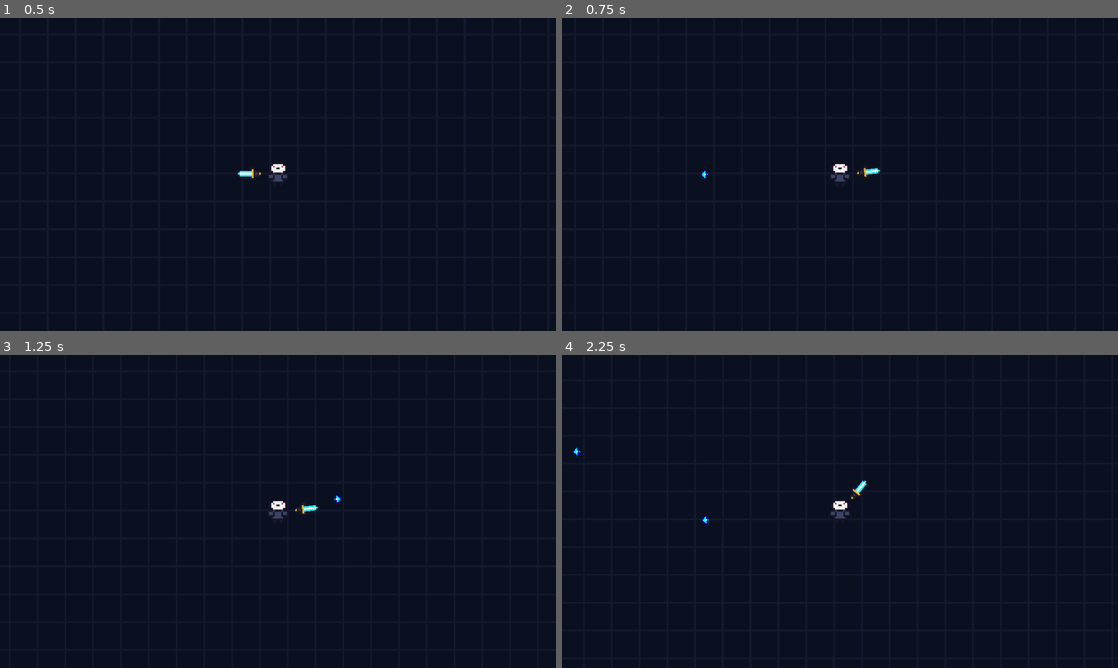
Above: before the commit, frames 1-4 (two rows, left to right).
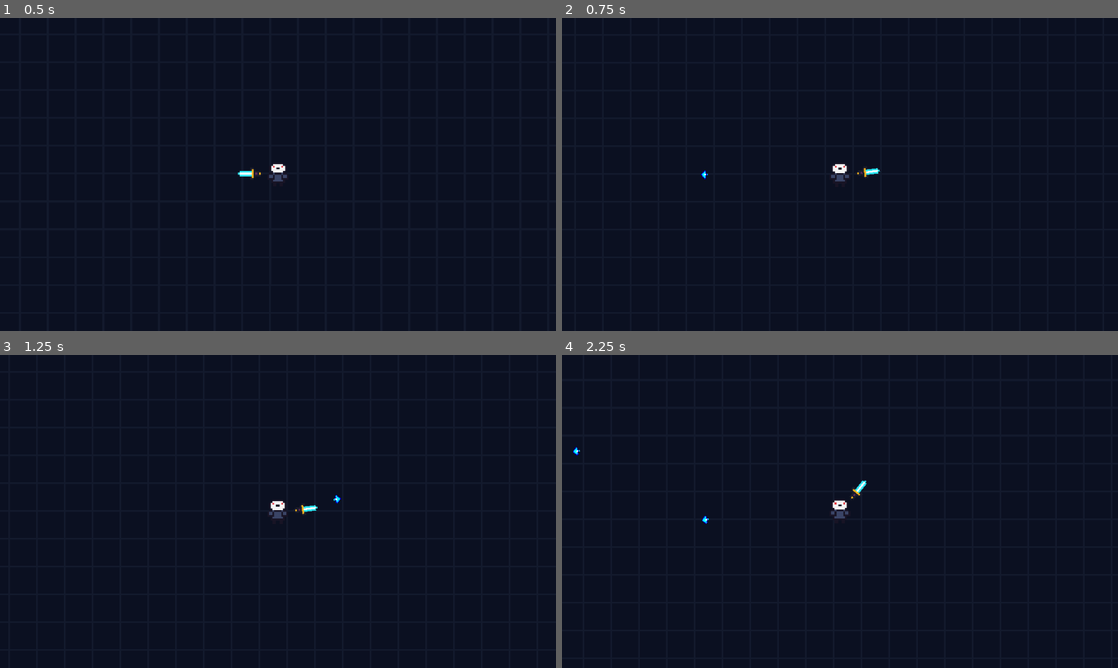
Above: after the commit, the same moments.

Repository: hanssantos02/the-under-forge
Game: Godot game, scene res://scenes/main.tscn
Two runs of this game, one before a commit and one after it. Both use one fixed random seed, a clock stepped at 60 frames per second and the inputs below.
Inputs (mouse positions are in pixels of both pictures, inside the frame that each line leads up to):
- Up to frame 1 (0.5 s): no input
- Up to frame 2 (0.75 s): tap Enter (ui_accept) at 0.5 s; move the mouse to (962, 158) at 0.52 s; hold D (move_right) from 0.53 s (still down); hold Enter (ui_accept) from 0.53 s (still down)
- Up to frame 3 (1.25 s): keep holding D (move_right); keep holding Enter (ui_accept)
- Up to frame 4 (2.25 s): move the mouse to (728, 527) at 1.27 s; release D (move_right) at 1.28 s; release Enter (ui_accept) at 1.28 s; hold S (move_down) 1.28-2.03 s; tap Enter (ui_accept) at 1.35, 1.52, 1.82 s; move the mouse to (895, 442) at 2.02 s; hold D (move_right) from 2.03 s (still down); hold Enter (ui_accept) from 2.03 s (still down)

Frame 1 is identical in both runs. In frame 2, less than 0.1% of the frame differs, in the area x 25-58%, y 47-52%; in frame 3, less than 0.1%; in frame 4, less than 0.1%, in the area x 2-55%, y 29-55%.

Commit message:
feat: screen-shake, explosion
implement trauma-based camera screen shake, and explosion particles scene when enemy dies

Diff:
--- /dev/null
+++ b/scenes/death_explosion.tscn
@@ -0,0 +1,18 @@
+[gd_scene format=3 uid="uid://brye3pkbkraip"]
+
+[ext_resource type="Script" uid="uid://coha4rsdsewae" path="res://scripts/death_explosion.gd" id="1_1ltxp"]
+
+[node name="DeathExplosion" type="CPUParticles2D" unique_id=357969250]
+emitting = false
+amount = 20
+one_shot = true
+explosiveness = 1.0
+spread = 180.0
+gravity = Vector2(0, 0)
+initial_velocity_min = 50.0
+initial_velocity_max = 100.0
+scale_amount_max = 2.0
+color = Color(0.54509807, 0.60784316, 0.7058824, 1)
+script = ExtResource("1_1ltxp")
+
+[connection signal="finished" from="." to="." method="_on_finished"]
--- a/scenes/enemy.tscn
+++ b/scenes/enemy.tscn
@@ -2,6 +2,7 @@
 
 [ext_resource type="Texture2D" uid="uid://g1drn400gekt" path="res://sprites/enemy.png" id="1_7p1mj"]
 [ext_resource type="Script" uid="uid://mh1d3fhpfdbb" path="res://scripts/enemy.gd" id="1_md0e3"]
+[ext_resource type="PackedScene" uid="uid://brye3pkbkraip" path="res://scenes/death_explosion.tscn" id="2_c4w8v"]
 [ext_resource type="PackedScene" uid="uid://bi18c06iqljql" path="res://scenes/health_component.tscn" id="3_4ra3w"]
 [ext_resource type="PackedScene" uid="uid://c62w87grwbrgy" path="res://scenes/hitbox_component.tscn" id="4_5uy6h"]
 
@@ -14,9 +15,18 @@
 [node name="Enemy" type="CharacterBody2D" unique_id=106604056]
 collision_layer = 2
 script = ExtResource("1_md0e3")
+explosion_scene = ExtResource("2_c4w8v")
 
 [node name="Sprite2D" type="Sprite2D" parent="." unique_id=941818271]
+clip_children = 2
 texture = ExtResource("1_7p1mj")
+
+[node name="FlashRect" type="ColorRect" parent="Sprite2D" unique_id=176016089]
+modulate = Color(1, 1, 1, 0)
+offset_left = -8.0
+offset_top = -8.0
+offset_right = 8.0
+offset_bottom = 8.0
 
 [node name="CollisionShape2D" type="CollisionShape2D" parent="." unique_id=390280680]
 position = Vector2(0, -3)
@@ -31,4 +41,5 @@
 position = Vector2(0, -3)
 shape = SubResource("RectangleShape2D_uu65c")
 
+[connection signal="damaged" from="HealthComponent" to="." method="_on_damaged"]
 [connection signal="died" from="HealthComponent" to="." method="_on_health_component_died"]
--- a/scenes/player.tscn
+++ b/scenes/player.tscn
@@ -5,6 +5,7 @@
 [ext_resource type="PackedScene" uid="uid://dnpxf35nuyc7e" path="res://scenes/dropped_weapon.tscn" id="2_smehm"]
 [ext_resource type="PackedScene" uid="uid://bi18c06iqljql" path="res://scenes/health_component.tscn" id="3_qhqgy"]
 [ext_resource type="Script" uid="uid://dk0pm2wxsp0cl" path="res://scripts/weapon.gd" id="4_qlg0r"]
+[ext_resource type="Script" uid="uid://d1bi0glimaaae" path="res://scripts/camera_controller.gd" id="4_ur7pv"]
 [ext_resource type="Texture2D" uid="uid://bis8auo2hkqwq" path="res://sprites/weapon.png" id="5_qlg0r"]
 [ext_resource type="PackedScene" uid="uid://co5ocd4hvs1d4" path="res://scenes/projectile.tscn" id="5_tuyoq"]
 [ext_resource type="Resource" uid="uid://befod76iap02p" path="res://resources/base_weapon.tres" id="6_fjrip"]
@@ -26,6 +27,7 @@
 
 [node name="Camera2D" type="Camera2D" parent="." unique_id=1453979205]
 zoom = Vector2(2, 2)
+script = ExtResource("4_ur7pv")
 
 [node name="HealthComponent" parent="." unique_id=1323311277 instance=ExtResource("3_qhqgy")]
 
--- /dev/null
+++ b/scripts/camera_controller.gd
@@ -0,0 +1,14 @@
+extends Camera2D
+
+var shake_strength: float = 0.0
+@export var fade_rate: float = 5.0
+
+func apply_shake(amount: float) -> void:
+	shake_strength = amount
+
+func _process(delta: float) -> void:
+	if shake_strength > 0:
+		shake_strength = lerpf(shake_strength, 0.0, fade_rate * delta)
+		var rand_x = randf_range(-shake_strength, shake_strength)
+		var rand_y = randf_range(-shake_strength, shake_strength)
+		offset = Vector2(rand_x, rand_y)
--- /dev/null
+++ b/scripts/death_explosion.gd
@@ -0,0 +1,8 @@
+extends CPUParticles2D
+
+func _ready() -> void:
+	emitting = true
+
+
+func _on_finished() -> void:
+	queue_free()
--- a/scripts/enemy.gd
+++ b/scripts/enemy.gd
@@ -1,8 +1,9 @@
 extends CharacterBody2D
 
 @export var speed: float = 50.0
+@export var explosion_scene: PackedScene
+@onready var flash_rect: ColorRect = $Sprite2D/FlashRect
 var player
-
 
 func _physics_process(_delta: float) -> void:
 	if not is_instance_valid(player):
@@ -12,5 +13,13 @@
 		velocity = direction * speed
 		move_and_slide()
 
+func _on_damaged() -> void:
+	var tween = create_tween()
+	flash_rect.modulate.a = 1.0
+	tween.tween_property(flash_rect, "modulate:a", 0.0, 0.15)
+
 func _on_health_component_died() -> void:
+	var explosion = explosion_scene.instantiate()
+	explosion.global_position = global_position
+	get_tree().current_scene.add_child(explosion)
 	queue_free()
--- a/scripts/health_component.gd
+++ b/scripts/health_component.gd
@@ -2,6 +2,7 @@
 class_name HealthComponent
 
 signal died
+signal damaged
 
 @export var max_health: float = 10.0
 var current_health
@@ -10,6 +11,7 @@
 	current_health = max_health
 
 func take_damage(amount: float) -> void:
+	damaged.emit()
 	current_health -= amount
 	if current_health <= 0:
 		died.emit()
--- a/scripts/main.gd
+++ b/scripts/main.gd
@@ -3,17 +3,20 @@
 @export var player_scene: PackedScene
 @export var enemy_scene: PackedScene
 @onready var spawn_location: PathFollow2D = $SpawnPath/SpawnLocation
+@onready var spawn_timer: Timer = $SpawnTimer
 var is_respawning: bool = false
 
 func _on_player_died() -> void:
 	is_respawning = true
+	spawn_timer.stop()
 
 func _unhandled_input(event: InputEvent) -> void:
 	if is_respawning and event.is_action_pressed("ui_accept"):
 		is_respawning = false
+		spawn_timer.start()
 		var player = player_scene.instantiate()
 		player.global_position = Vector2.ZERO
-		player.starts_with_weapon = false
+		player.has_weapon = false
 		get_tree().current_scene.add_child(player)
 		player.add_to_group("player")
 		player.tree_exited.connect(_on_player_died)
--- a/scripts/player.gd
+++ b/scripts/player.gd
@@ -4,11 +4,11 @@
 @export var dropped_weapon_scene: PackedScene
 @onready var weapon_pivot: Node2D = $WeaponPivot
 @onready var camera_2d: Camera2D = $Camera2D
-@export var starts_with_weapon: bool = true
+@export var has_weapon: bool = true
 @onready var weapon_timer: Timer = $WeaponPivot/WeaponTimer
 
 func _ready() -> void:
-	if not starts_with_weapon:
+	if not has_weapon:
 		weapon_pivot.hide()
 		weapon_timer.stop()
 	camera_2d.make_current()
@@ -17,6 +17,7 @@
 	weapon_pivot.stats = new_stats
 	weapon_pivot.show()
 	weapon_timer.start()
+	has_weapon = true
 
 func _physics_process(_delta: float) -> void:
 	var direction = Input.get_vector("move_left", "move_right", "move_up", "move_down")
@@ -24,7 +25,7 @@
 	move_and_slide()
 
 func _on_health_component_died() -> void:
-	if starts_with_weapon:
+	if has_weapon:
 		var weapon = dropped_weapon_scene.instantiate()
 		weapon.stats = weapon_pivot.stats
 		weapon.global_position = global_position
--- a/scripts/weapon.gd
+++ b/scripts/weapon.gd
@@ -4,6 +4,7 @@
 @export var stats: WeaponStats
 @onready var muzzle_point: Marker2D = $WeaponSprite/MuzzlePoint
 @onready var weapon_timer: Timer = $WeaponTimer
+@onready var camera_2d: Camera2D = $"../Camera2D"
 
 
 func _ready() -> void:
@@ -19,4 +20,5 @@
 	projectile.damage = stats.damage
 	projectile.global_position = muzzle_point.global_position
 	projectile.global_rotation = global_rotation
+	camera_2d.apply_shake(0.5)
 	get_tree().current_scene.add_child(projectile)
Not shown, added: scripts/camera_controller.gd.uid
Not shown, added: scripts/death_explosion.gd.uid
